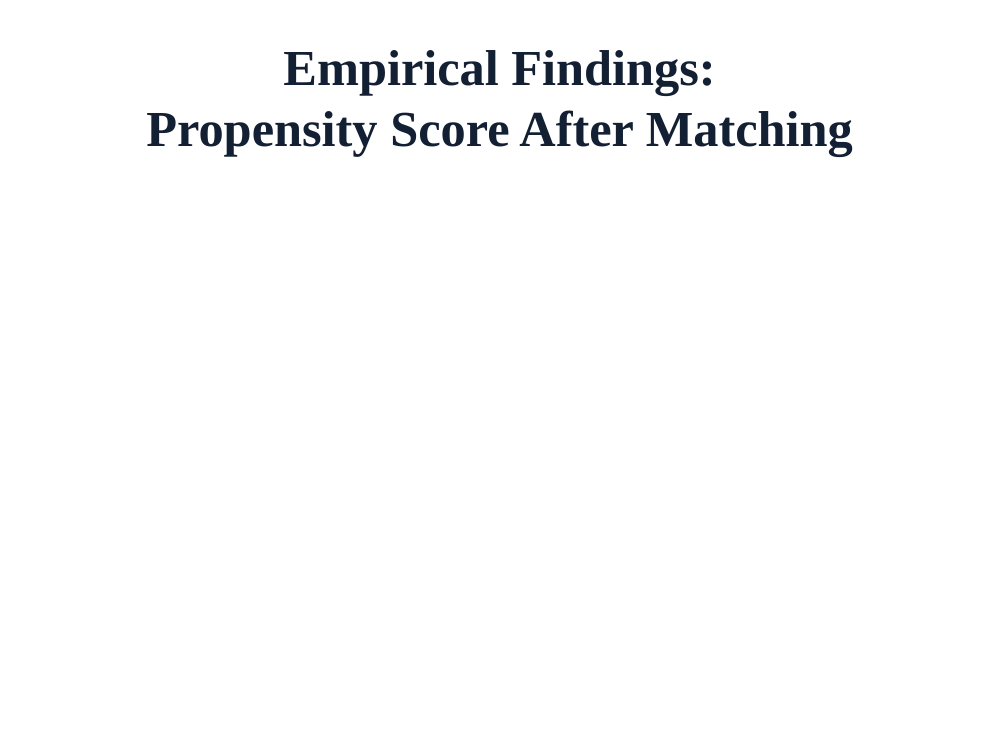
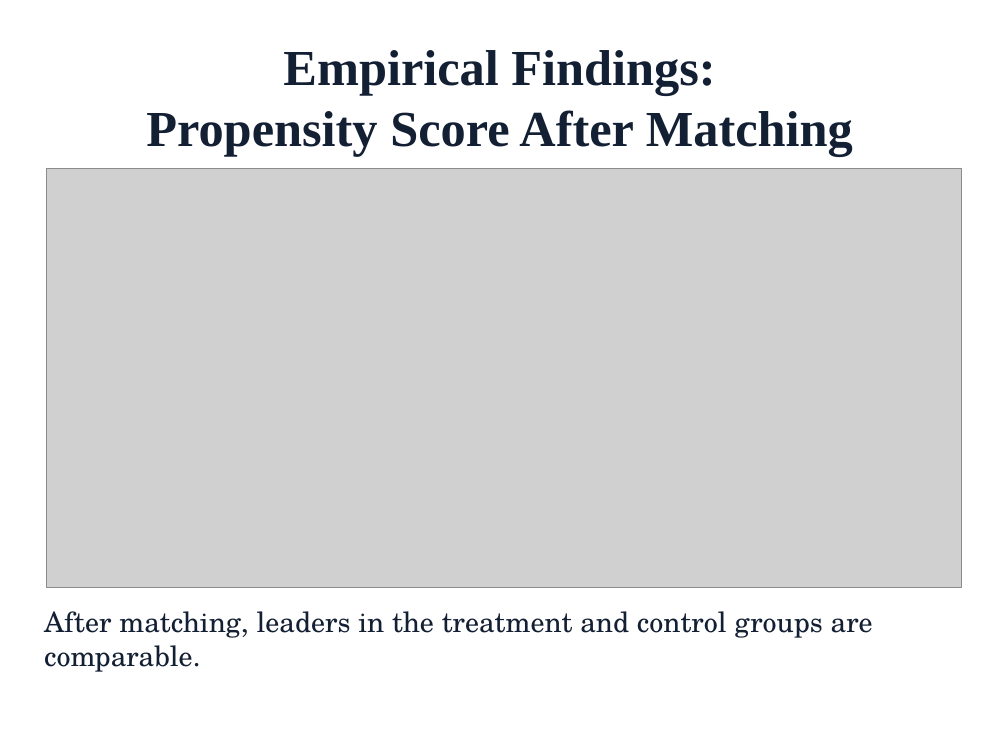
Before and after one commit to LucieLuS/First-year-Paper, a slide deck: slide 17 of Drafts at different points/Presentation slides_Sep10.pptx. Drawn at 1008x756 pixels with LibreOffice and Linux fonts; fonts in the diff are those of the drawing; grey boxes stand for pictures; background and template pictures are left out. Boxes give left, top, right and bottom in pixels: in the first picture for what was removed or moved away, otherwise in the second. Text is boxed around its words. In the diff, an @@ line names an element or a change of style, - is before the commit and + after.

```diff
--- a/Drafts at different points/Presentation slides_Sep10.pptx
+++ b/Drafts at different points/Presentation slides_Sep10.pptx
@@ picture added at (46,168,962,587) @@
@@ text added at (44,611,873,638), 20 pt, text #131F33 @@
+After matching, leaders in the treatment and control groups are comparable.
```
Also in this commit, not shown: 11 other slides changed, 1 slide added, 15 other files.
